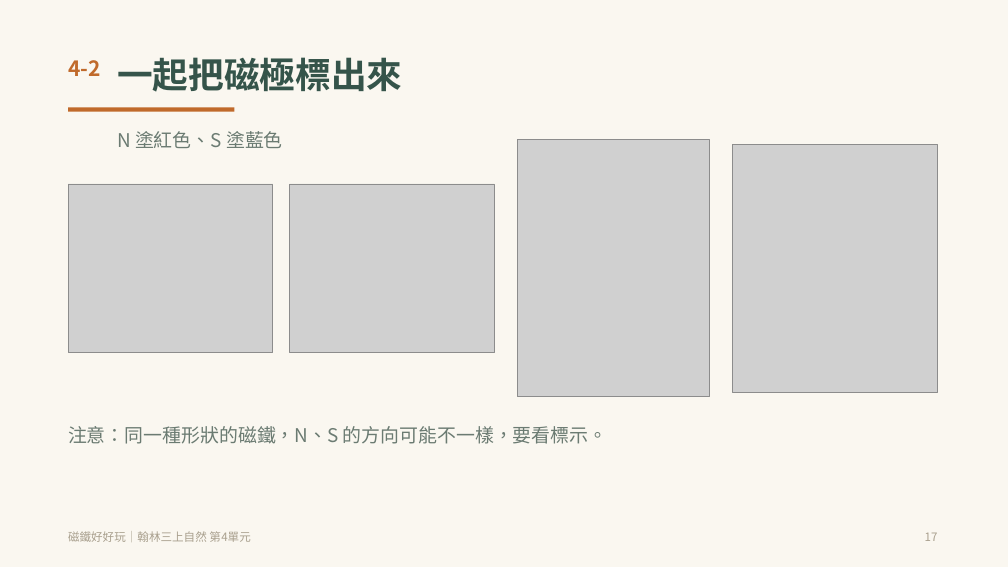
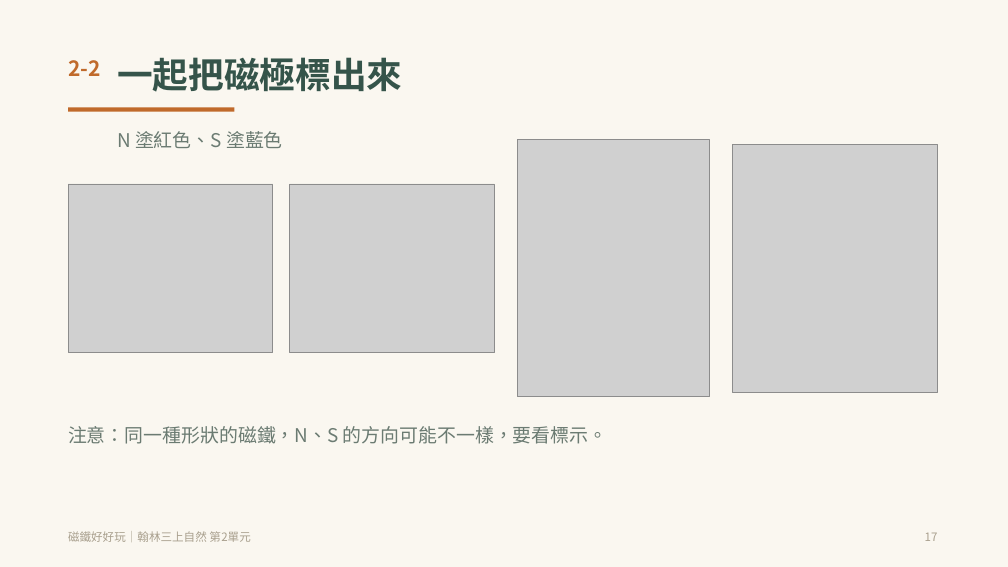
Before and after one commit to rayilin/magnets-fun, a slide deck: slide 17 of 簡報/磁鐵好好玩_教學簡報.pptx. Drawn at 1008x567 pixels with LibreOffice and Linux fonts; fonts in the diff are those of the drawing; grey boxes stand for pictures. Boxes give left, top, right and bottom in pixels: in the first picture for what was removed or moved away, otherwise in the second. Text is boxed around its words. In the diff, an @@ line names an element or a change of style, - is before the commit and + after.

Commit message:
修正：單元編號改為第 2 單元（翰林三上第 2 單元，素材庫亦為 02 開頭）
- 教案、簡報 24 頁、學習單 2 份、測驗卷、教學網頁全部同步
- 小節代碼 4-1／4-2／4-3 → 2-1／2-2／2-3
- 對戰伺服器標題改為磁鐵知識王

```diff
--- a/簡報/磁鐵好好玩_教學簡報.pptx
+++ b/簡報/磁鐵好好玩_教學簡報.pptx
@@ text at box(68, 60, 101, 76): text changed @@
-4-2
+2-2
@@ text at box(68, 531, 250, 542): text changed @@
-磁鐵好好玩｜翰林三上自然 第4單元
+磁鐵好好玩｜翰林三上自然 第2單元
```
Also in this commit, not shown: 23 other slides changed, 40 other files.
